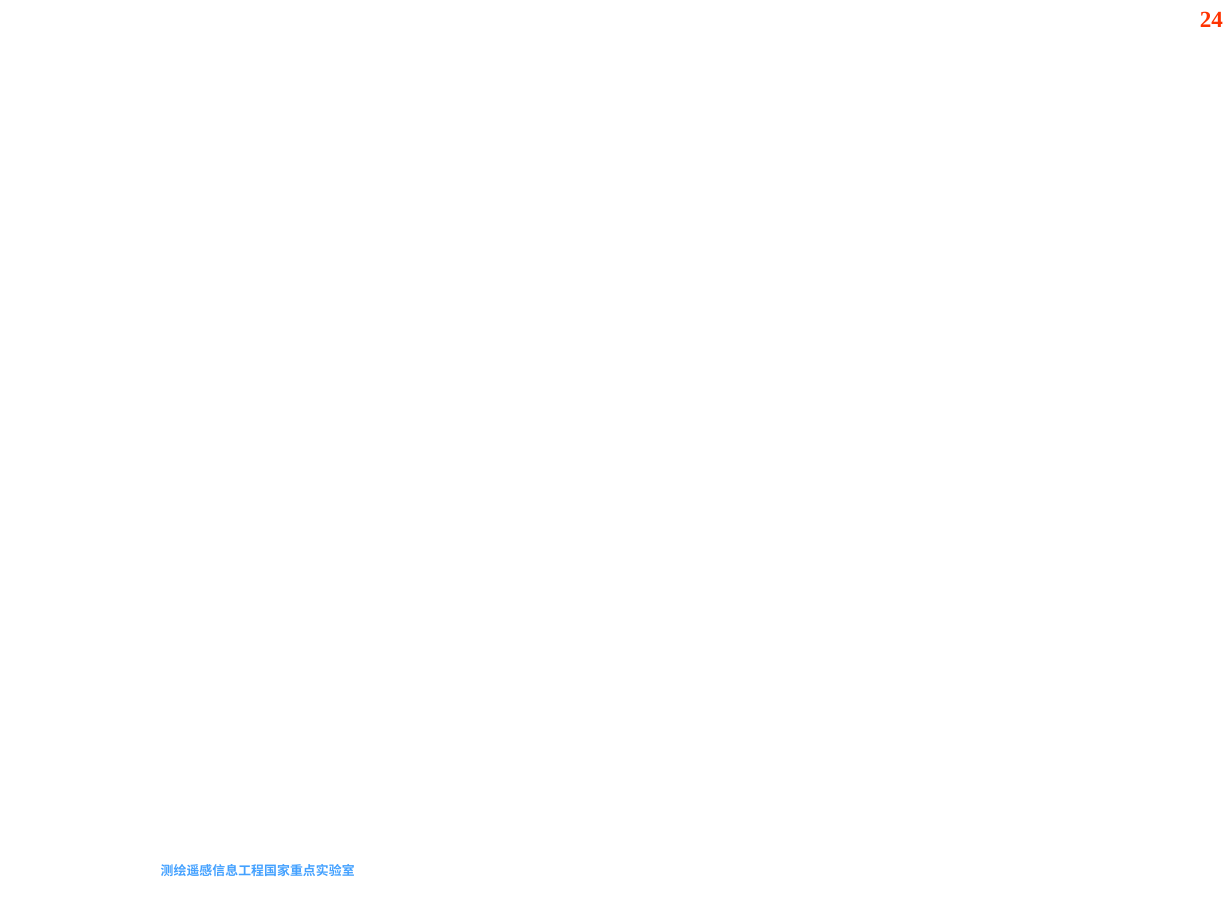
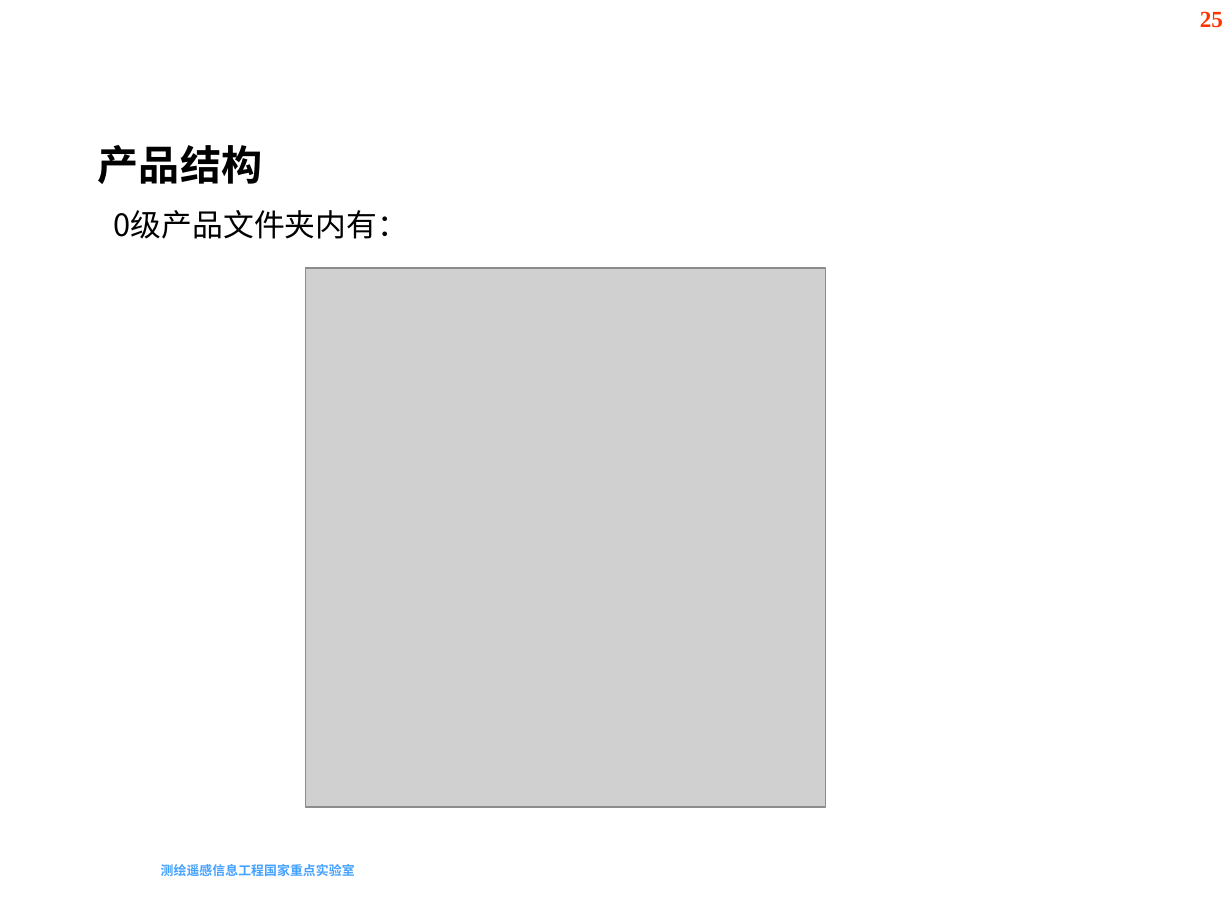
Before and after one commit to sugeryao/RSONE-Train-Material, a slide deck: slide 25 of 小组培训材料4--jzp.pptx (slide 24 before the commit). Drawn at 1232x924 pixels with LibreOffice and Linux fonts; fonts in the diff are those of the drawing; grey boxes stand for pictures; background and template pictures are left out. Boxes give left, top, right and bottom in pixels: in the first picture for what was removed or moved away, otherwise in the second. Text is boxed around its words. In the diff, an @@ line names an element or a change of style, - is before the commit and + after.

```diff
--- a/小组培训材料4--jzp.pptx
+++ b/小组培训材料4--jzp.pptx
@@ page number at (x1=1200, y1=11, x2=1223, y2=28): text changed @@
-24
+25
@@ text added at (x1=98, y1=145, x2=262, y2=184), 24 pt, text #000000, bold @@
+  产品结构
@@ text added at (x1=114, y1=210, x2=408, y2=239), 18 pt, text #000000 @@
+0级产品文件夹内有：
@@ picture added at (x1=306, y1=269, x2=825, y2=808) @@
```
Also in this commit, not shown: 1 other slide changed, 4 slides added.
